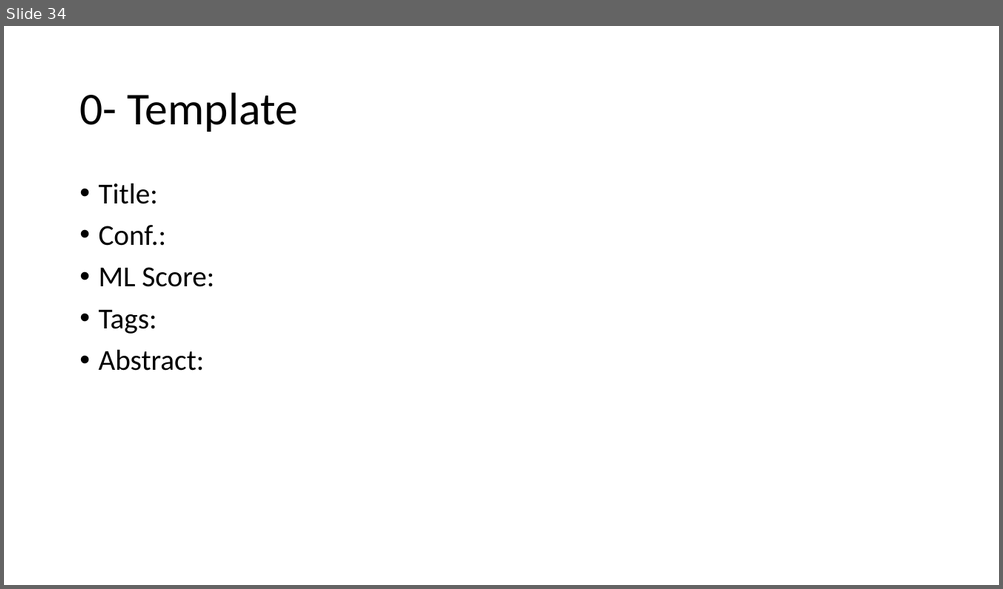
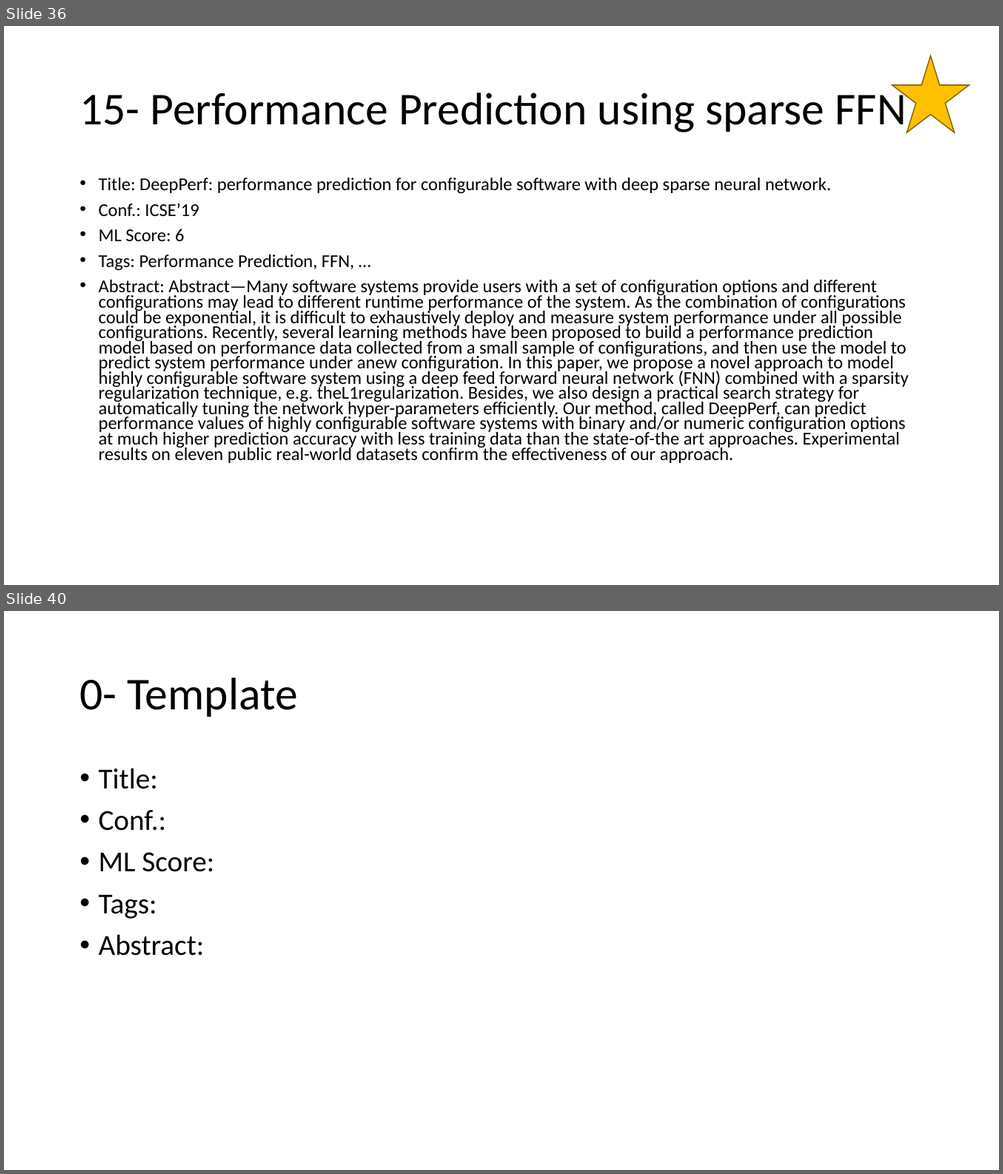
Before and after one commit to AhmadM-DL/SEML, a slide deck: SEML.pptx. Shown one above the other, each under a label of ours: slide 34 before the commit, slides 36 and 40 after it; the slides between them are not shown. The pictures are 1003x589 and 1003x1174 pixels, drawn with LibreOffice and Linux fonts; fonts in the diff are those of the drawing. Boxes give left, top, right and bottom in pixels: in the first picture for what was removed or moved away, otherwise in the second. Text is boxed around its words. In the diff, an @@ line names an element or a change of style, - is before the commit and + after.

```diff
--- a/SEML.pptx
+++ b/SEML.pptx
@@ slide 36 added at (x1=4, y1=26, x2=999, y2=585), background #FFFFFF @@
@@ star added at (x1=892, y1=56, x2=969, y2=133), fill #FFC000, outline #806000 1 pt @@
@@ title added at (x1=79, y1=87, x2=905, y2=133), 44 pt, text #000000 @@
+15- Performance Prediction using sparse FFN
@@ text added at (x1=99, y1=178, x2=908, y2=463), 17.5 pt, text #000000 @@
+• Title: DeepPerf: performance prediction for configurable software with deep sparse neural network.
+• Conf.: ICSE’19
+• ML Score: 6
+• Tags: Performance Prediction, FFN, …
+• Abstract: Abstract—Many software systems provide users with a set of configuration options and different configurations may lead to different runtime performance of the system. As the combination of configurations could be exponential, it is difficult to exhaustively deploy and measure system performance under all possible configurations. Recently, several learning methods have been proposed to build a performance prediction model based on performance data collected from a small sample of configurations, and then use the model to predict system performance under anew configuration. In this paper, we propose a novel approach to model highly configurable software system using a deep feed forward neural network (FNN) combined with a sparsity regularization technique, e.g. theL1regularization. Besides, we also design a practical search strategy for automatically tuning the network hyper-parameters efficiently. Our method, called DeepPerf, can predict performance values of highly configurable software systems with binary and/or numeric configuration options at much higher prediction accuracy with less training data than the state-of-the art approaches. Experimental results on eleven public real-world datasets confirm the effectiveness of our approach.
@@ what was slide 34 is now slide 40 @@
```
Also in this commit, not shown: 1 slide changed, 5 other slides added.
